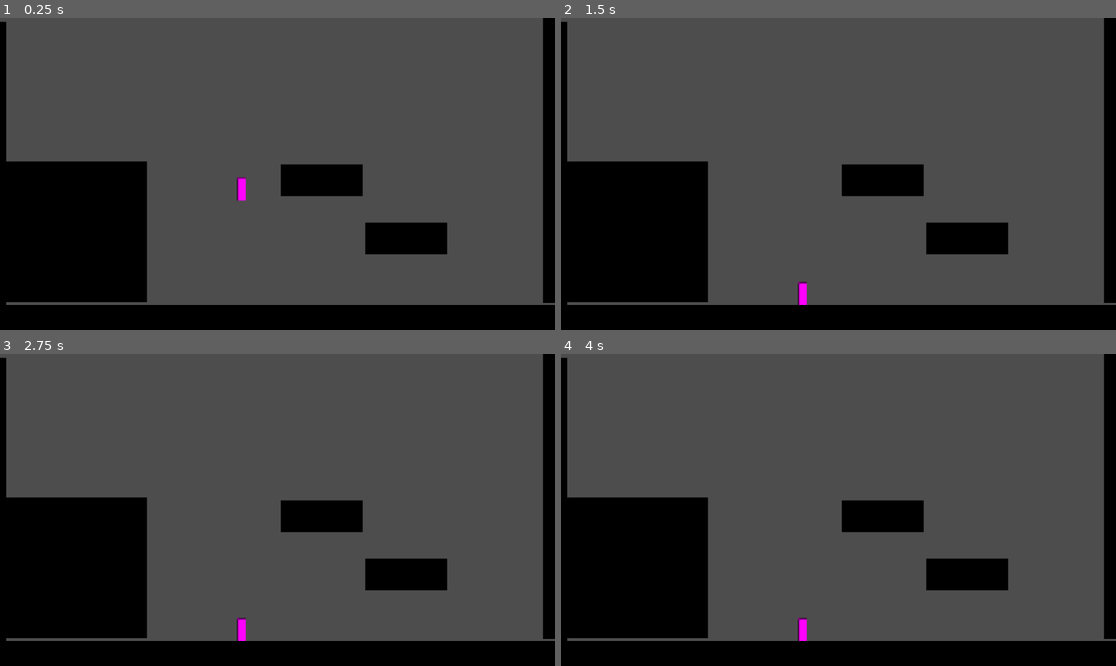
Above: before the commit, frames 1-4 (two rows, left to right).
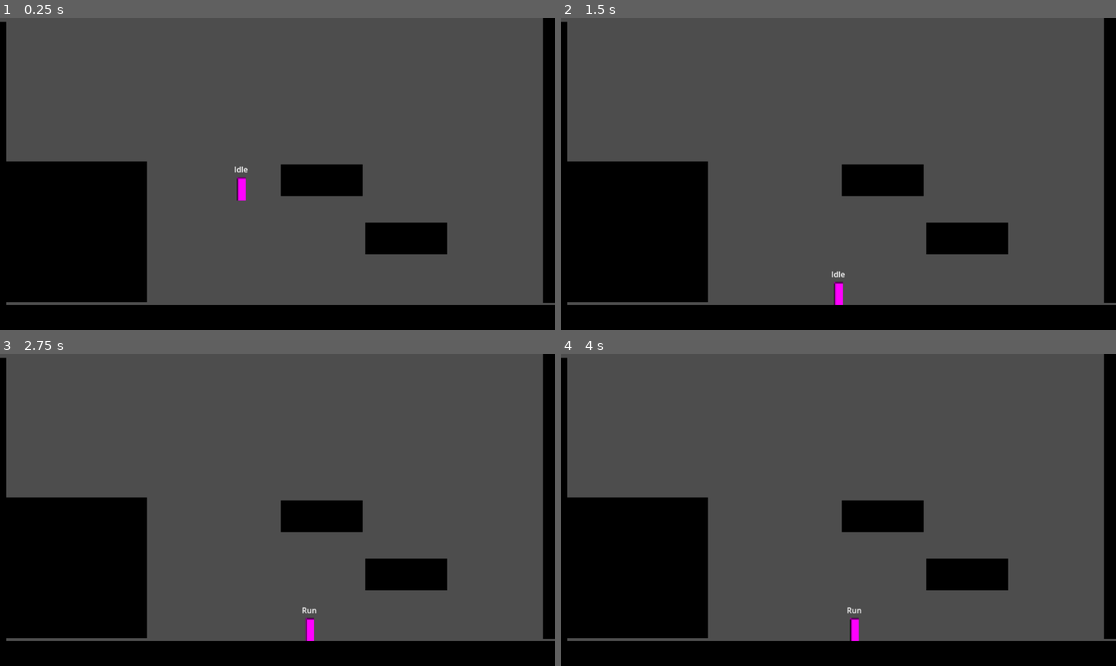
Above: after the commit, the same moments.

Repository: MarcoB27/DraculasSlayer
Game: Godot game, scene res://playground.tscn
The game is run twice, just before and just after one commit, with the same random seed, the same clock (stepped at 60 frames per second) and the same inputs.
Inputs:
- Up to frame 1 (0.25 s): no input
- Up to frame 2 (1.5 s): hold D (right) 0.53-1.28 s; hold S (down) from 1.28 s (still down)
- Up to frame 3 (2.75 s): tap Enter at 2 s; release S (down) at 2.03 s; hold D (right) from 2.03 s (still down)
- Up to frame 4 (4 s): release D (right) at 2.78 s; hold W (up) 2.78-3.53 s; tap Space at 3.5 s; hold A (left) from 3.53 s (still down)

The runs differ from the first frame. In frame 1, less than 0.1% of the frame differs, in the area x 42-45%, y 47-50%; in frame 2, 0.3%, in the area x 42-52%, y 81-92%; in frame 3, 0.3%; in frame 4, 0.3%.

Commit message:
aggiunte varie

Diff:
--- a/dracula's-slayer/player/player.tscn
+++ b/dracula's-slayer/player/player.tscn
@@ -13,6 +13,17 @@
 [node name="Player" type="CharacterBody2D" unique_id=1502520358]
 script = ExtResource("1_oul6g")
 
+[node name="States" type="Node" parent="." unique_id=1428216124]
+unique_name_in_owner = true
+
+[node name="Idle" type="Node" parent="States" unique_id=1749309255]
+unique_name_in_owner = true
+script = ExtResource("2_g1dw6")
+
+[node name="Run" type="Node" parent="States" unique_id=1923767505]
+unique_name_in_owner = true
+script = ExtResource("3_yw30f")
+
 [node name="Sprite2D" type="Sprite2D" parent="." unique_id=2069863704]
 position = Vector2(0, -24)
 texture = SubResource("PlaceholderTexture2D_kqu6x")
@@ -21,10 +32,10 @@
 position = Vector2(0, -23)
 shape = SubResource("RectangleShape2D_oul6g")
 
-[node name="States" type="Node" parent="." unique_id=1428216124]
-
-[node name="Idle" type="Node" parent="States" unique_id=1749309255]
-script = ExtResource("2_g1dw6")
-
-[node name="Run" type="Node" parent="States" unique_id=1923767505]
-script = ExtResource("3_yw30f")
+[node name="Label" type="Label" parent="." unique_id=472388786]
+offset_left = -40.0
+offset_top = -76.0
+offset_right = 40.0
+offset_bottom = -53.0
+text = "label"
+horizontal_alignment = 1
--- a/dracula's-slayer/player/scripts/player.gd
+++ b/dracula's-slayer/player/scripts/player.gd
@@ -57,6 +57,7 @@
 	# settare stati
 	change_state(current_state)
 	current_state.enter()
+	$Label.text = current_state.name
 	pass
 
 
@@ -73,6 +74,7 @@
 	current_state.enter()
 
 	states.resize(3)
+	$Label.text = current_state.name
 	pass
 
 func upgrade_function() -> void:
--- a/dracula's-slayer/player/states/00_player_state.gd
+++ b/dracula's-slayer/player/states/00_player_state.gd
@@ -7,6 +7,10 @@
 
 #region --- state references
 # reference to all other states
+@onready var run: PlayerStateRun = %Run
+@onready var idle: PlayerStateIdle = %Idle
+
+
 #endregion
 
 # stato inizializzato
--- a/dracula's-slayer/player/states/idle.gd
+++ b/dracula's-slayer/player/states/idle.gd
@@ -6,6 +6,7 @@
 
 # entro nello stato
 func enter() -> void:
+	# play animation
 	pass
 
 # esco dallo stato
@@ -14,11 +15,15 @@
 
 # quando premo un input
 func handle_input( _event : InputEvent ) -> PlayerState:
+	# handle input
 	return next_state
 
 
 func process(_delta: float) -> PlayerState:
+	if player.direction.x != 0:
+		return run
 	return next_state
 
 func physics_process(_delta: float) -> PlayerState:
+	player.velocity.x = 0
 	return next_state
--- a/dracula's-slayer/player/states/run.gd
+++ b/dracula's-slayer/player/states/run.gd
@@ -1,4 +1,6 @@
 class_name PlayerStateRun extends PlayerState
+
+@export var move_speed: float = 100
 
 # stato inizializzato
 func init() -> void:
@@ -6,6 +8,7 @@
 
 # entro nello stato
 func enter() -> void:
+	# play animation
 	pass
 
 # esco dallo stato
@@ -14,11 +17,15 @@
 
 # quando premo un input
 func handle_input( _event : InputEvent ) -> PlayerState:
+	# handle input
 	return next_state
 
 
 func process(_delta: float) -> PlayerState:
+	if player.direction.x == 0:
+		return idle
 	return next_state
 
 func physics_process(_delta: float) -> PlayerState:
+	player.velocity.x = player.direction.x * move_speed
 	return next_state
